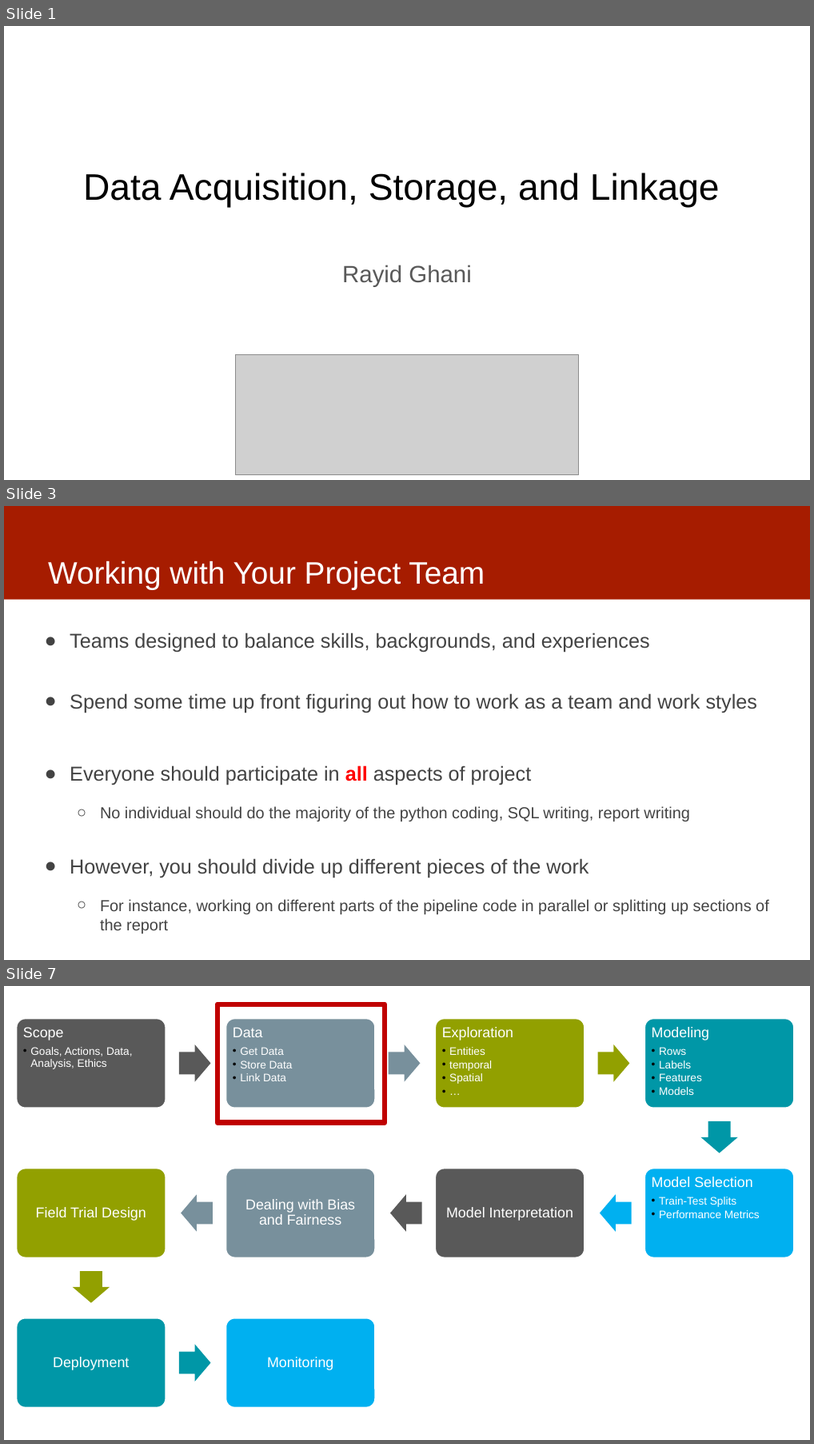
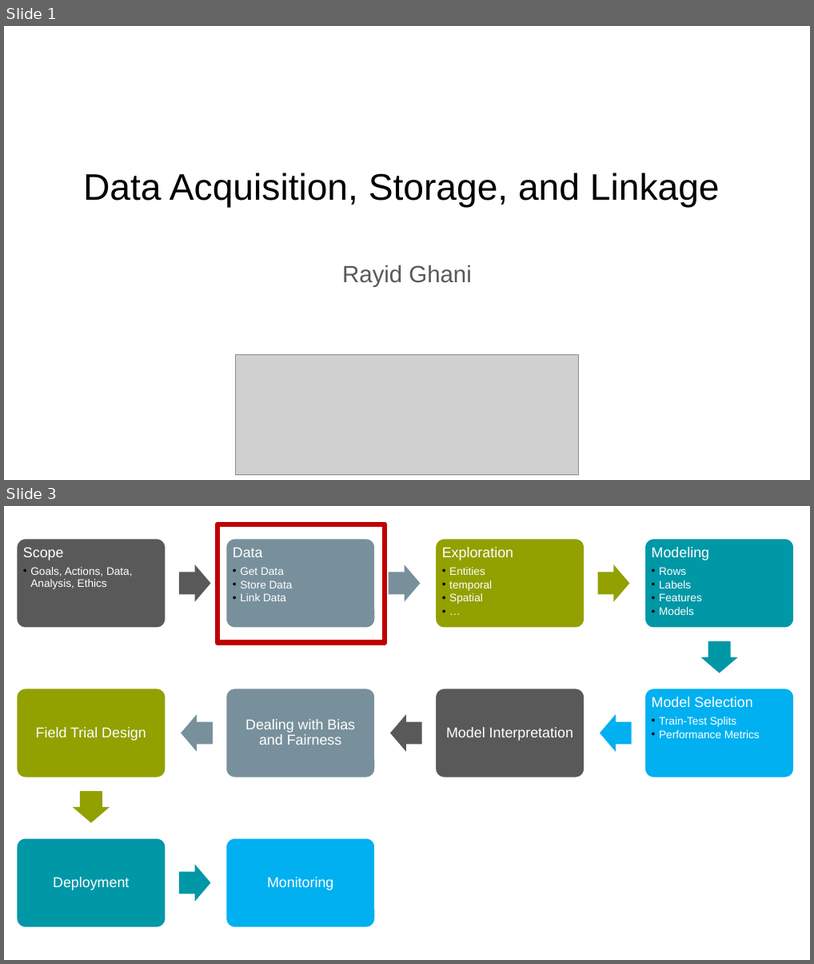
Before and after one commit to dssg/mlforpublicpolicylab, a slide deck: Lectures/04-data.pptx. Shown one above the other, each under a label of ours: slides 1, 3 and 7 before the commit, slides 1 and 3 after it; the slides between them are not shown. The pictures are 814x1444 and 814x964 pixels, drawn with LibreOffice and Linux fonts; fonts in the diff are those of the drawing; grey boxes stand for pictures. Boxes give left, top, right and bottom in pixels: in the first picture for what was removed or moved away, otherwise in the second. Text is boxed around its words. In the diff, an @@ line names an element or a change of style, - is before the commit and + after.

```diff
--- a/Lectures/04-data.pptx
+++ b/Lectures/04-data.pptx
@@ slide 3 removed at (4,506,810,960), background #FFFFFF @@
@@ rectangle removed at (4,506,810,599) @@
@@ title removed at (48,561,485,590) @@
-Working with Your Project Team
@@ text removed at (70,632,770,914) @@
-● Teams designed to balance skills, backgrounds, and experiences
-● Spend some time up front figuring out how to work as a team and work styles
-● Everyone should participate in all aspects of project
-  ○ No individual should do the majority of the python coding, SQL writing, report writing
-● However, you should divide up different pieces of the work
-  ○ For instance, working on different parts of the pipeline code in parallel or splitting up sections of the report
@@ what was slide 7 is now slide 3 @@
```
Also in this commit, not shown: 2 slides changed, 3 other slides removed.
